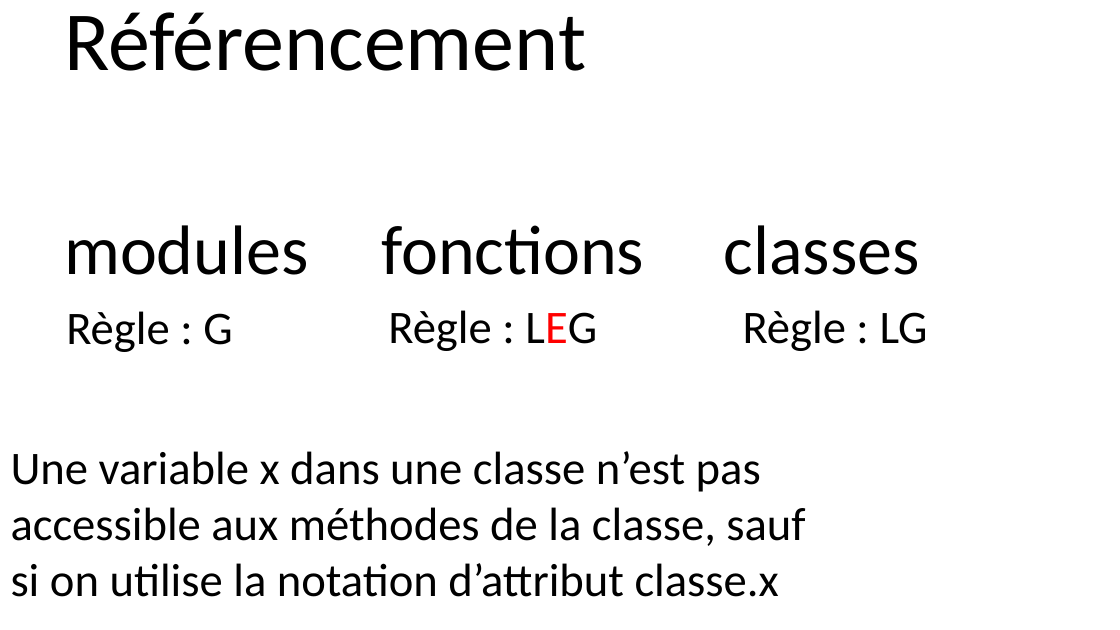
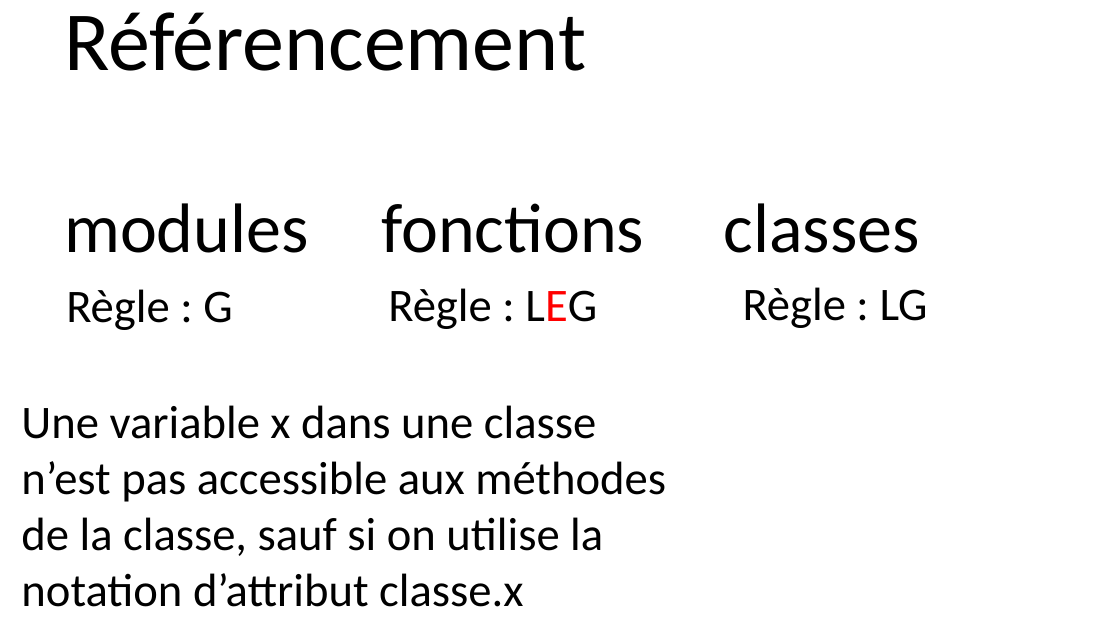
Before and after one commit to parmentelat/flotpython-archive, a slide deck: slide 4 of semaine5/CO12AL-W5-VIDEO08-SLIDE01.pptx. Drawn at 1120x630 pixels with LibreOffice and Linux fonts; fonts in the diff are those of the drawing. Boxes give left, top, right and bottom in pixels: in the first picture for what was removed or moved away, otherwise in the second. Text is boxed around its words. In the diff, an @@ line names an element or a change of style, - is before the commit and + after.

Commit message:
initial commit on new-classes and metaclasses

```diff
--- a/semaine5/CO12AL-W5-VIDEO08-SLIDE01.pptx
+++ b/semaine5/CO12AL-W5-VIDEO08-SLIDE01.pptx
@@ 6 texts: place and size @@
-6 texts at [64,225,928,352]
+6 texts at [64,203,928,330]
@@ text "Une variable x dans une ..." rewrapped from [11,451,805,597] to [21,405,666,607] @@
```
Also in this commit, not shown: 5 other files.
